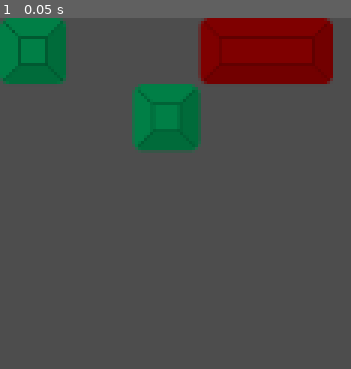
Above: before the commit, frame 1.
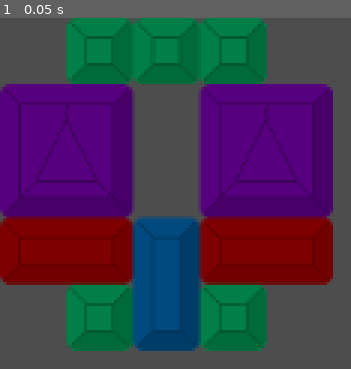
Above: after the commit, the same moment.

Repository: CUGG-2025-Puzzlers/detective-shrimp
Game: Godot game, scene res://scenes/slide_puzzle.tscn
Same seed, same stepped clock (60 frames per second), same inputs: the game is played once before the commit and once after it. The project has no main scene, so this scene is started directly.
Inputs:
- Up to frame 1 (0.05 s): no input

The runs differ from the first frame. In frame 1, 79% of the frame differs, in the area x 0-95%, y 0-95%.

Commit message:
Added more test pieces

Diff:
--- a/scenes/slide_puzzle.tscn
+++ b/scenes/slide_puzzle.tscn
@@ -1,8 +1,10 @@
-[gd_scene load_steps=4 format=3 uid="uid://l5rnkr1rcvun"]
+[gd_scene load_steps=6 format=3 uid="uid://l5rnkr1rcvun"]
 
 [ext_resource type="Script" uid="uid://b18mg5dobt73m" path="res://scripts/slide_board.gd" id="1_8cgnj"]
 [ext_resource type="PackedScene" uid="uid://cboumc36hyhwu" path="res://scenes/slide_puzzle_piece.tscn" id="2_8cgnj"]
 [ext_resource type="Texture2D" uid="uid://cw7o870y56cfm" path="res://textures/piece_1x2.png" id="3_pafdi"]
+[ext_resource type="Texture2D" uid="uid://k3trfwwcsdtl" path="res://textures/piece_2x1.png" id="4_1k3xo"]
+[ext_resource type="Texture2D" uid="uid://wly2kisemq5s" path="res://textures/piece_2x2.png" id="5_rdjhc"]
 
 [node name="Slide Puzzle" type="Node2D"]
 
@@ -16,37 +18,77 @@
 board_size = Vector2i(5, 5)
 tile_size = 32
 
-[node name="Slide Puzzle Piece" parent="Board" instance=ExtResource("2_8cgnj")]
-layout_mode = 0
-offset_right = 32.0
-offset_bottom = 32.0
-
 [node name="Slide Puzzle Piece2" parent="Board" instance=ExtResource("2_8cgnj")]
 layout_mode = 0
 offset_left = 96.0
+offset_top = 96.0
 offset_right = 160.0
-offset_bottom = 32.0
+offset_bottom = 128.0
 texture = ExtResource("3_pafdi")
 piece_type = 1
 
 [node name="Slide Puzzle Piece3" parent="Board" instance=ExtResource("2_8cgnj")]
 layout_mode = 0
+offset_left = 96.0
+offset_top = 128.0
+offset_right = 128.0
+offset_bottom = 160.0
+
+[node name="Slide Puzzle Piece9" parent="Board" instance=ExtResource("2_8cgnj")]
+layout_mode = 0
+offset_left = 32.0
+offset_right = 64.0
+offset_bottom = 32.0
+
+[node name="Slide Puzzle Piece10" parent="Board" instance=ExtResource("2_8cgnj")]
+layout_mode = 0
 offset_left = 64.0
-offset_top = 32.0
 offset_right = 96.0
-offset_bottom = 64.0
+offset_bottom = 32.0
+
+[node name="Slide Puzzle Piece11" parent="Board" instance=ExtResource("2_8cgnj")]
+layout_mode = 0
+offset_left = 96.0
+offset_right = 128.0
+offset_bottom = 32.0
 
 [node name="Slide Puzzle Piece4" parent="Board" instance=ExtResource("2_8cgnj")]
 layout_mode = 0
-offset_left = 128.0
-offset_top = 32.0
-offset_right = 192.0
-offset_bottom = 64.0
+offset_top = 96.0
+offset_right = 64.0
+offset_bottom = 128.0
 texture = ExtResource("3_pafdi")
 piece_type = 1
 
 [node name="Slide Puzzle Piece5" parent="Board" instance=ExtResource("2_8cgnj")]
 layout_mode = 0
-offset_left = 160.0
-offset_right = 192.0
-offset_bottom = 32.0
+offset_left = 32.0
+offset_top = 128.0
+offset_right = 64.0
+offset_bottom = 160.0
+
+[node name="Slide Puzzle Piece6" parent="Board" instance=ExtResource("2_8cgnj")]
+layout_mode = 0
+offset_left = 64.0
+offset_top = 96.0
+offset_right = 96.0
+offset_bottom = 160.0
+texture = ExtResource("4_1k3xo")
+piece_type = 2
+
+[node name="Slide Puzzle Piece7" parent="Board" instance=ExtResource("2_8cgnj")]
+layout_mode = 0
+offset_top = 32.0
+offset_right = 64.0
+offset_bottom = 96.0
+texture = ExtResource("5_rdjhc")
+piece_type = 3
+
+[node name="Slide Puzzle Piece8" parent="Board" instance=ExtResource("2_8cgnj")]
+layout_mode = 0
+offset_left = 96.0
+offset_top = 32.0
+offset_right = 160.0
+offset_bottom = 96.0
+texture = ExtResource("5_rdjhc")
+piece_type = 3
